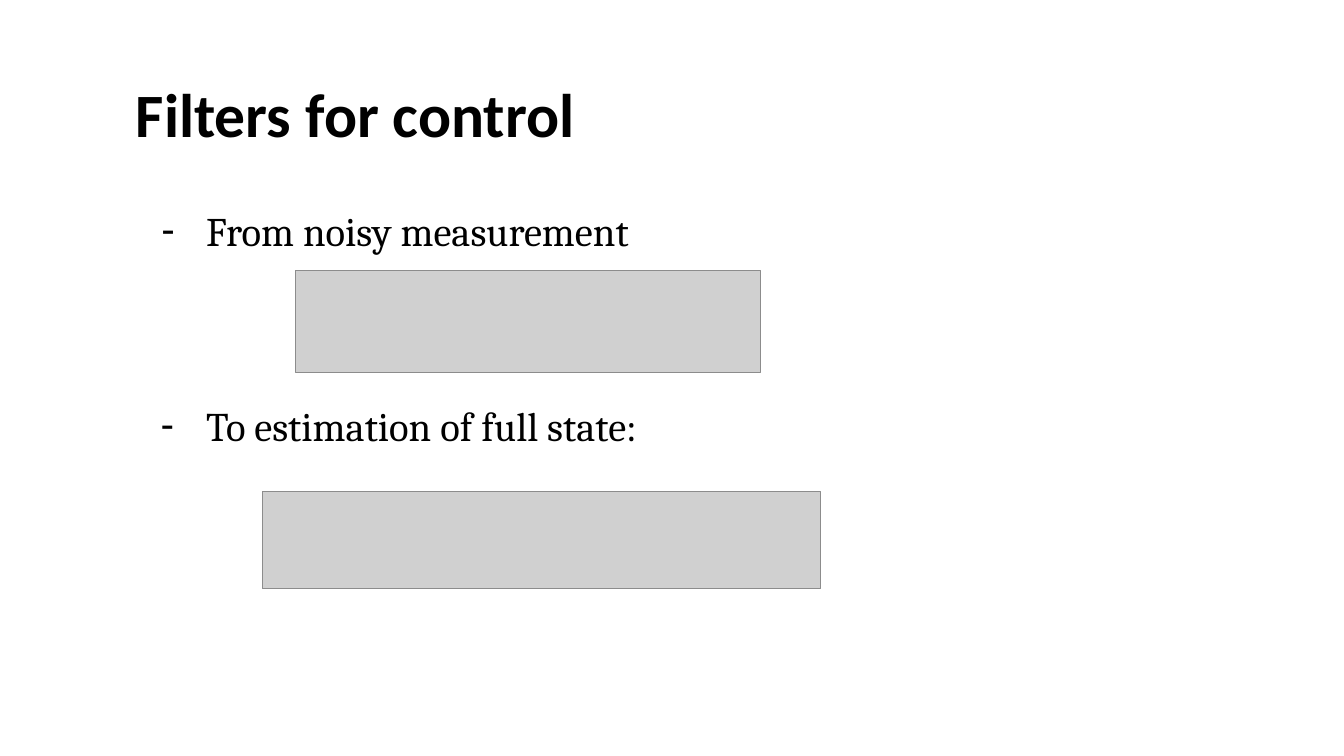
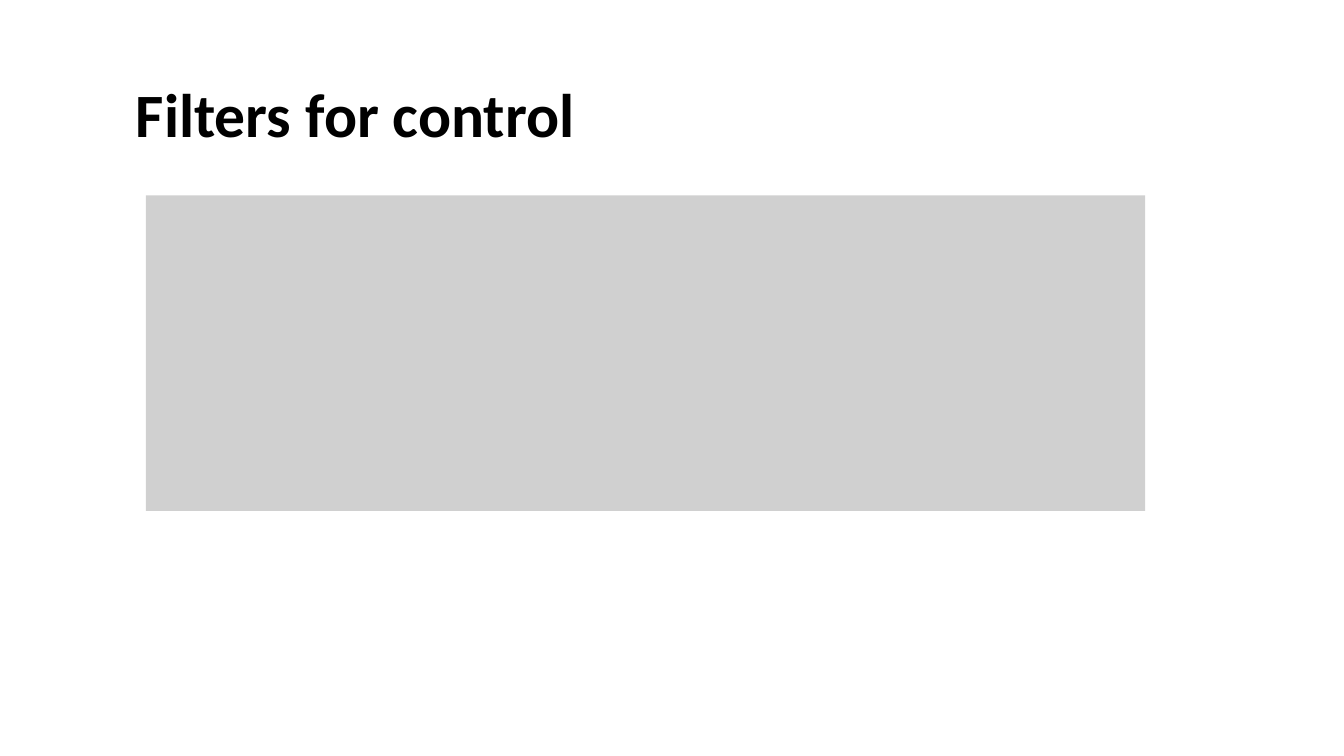
Before and after one commit to UOMDSS/workshops-2022-2023, a slide deck: slide 13 of semester-1/Week-4-Kalman-Filtering-Inverted-Pendulum/state space models and filtering.pptx. Drawn at 1344x756 pixels with LibreOffice and Linux fonts; fonts in the diff are those of the drawing; grey boxes stand for pictures; background and template pictures are left out. Boxes give left, top, right and bottom in pixels: in the first picture for what was removed or moved away, otherwise in the second. Text is boxed around its words. In the diff, an @@ line names an element or a change of style, - is before the commit and + after.

```diff
--- a/semester-1/Week-4-Kalman-Filtering-Inverted-Pendulum/state space models and filtering.pptx
+++ b/semester-1/Week-4-Kalman-Filtering-Inverted-Pendulum/state space models and filtering.pptx
@@ picture added at [146,196,1146,511] @@
@@ text removed at [206,219,637,442] @@
-– From noisy measurement
-– To estimation of full state:
@@ picture removed at [295,270,760,372] @@
@@ picture removed at [262,491,821,589] @@
```
Also in this commit, not shown: 8 other slides changed, 1 slide added, 3 slides removed, 1 other file.
